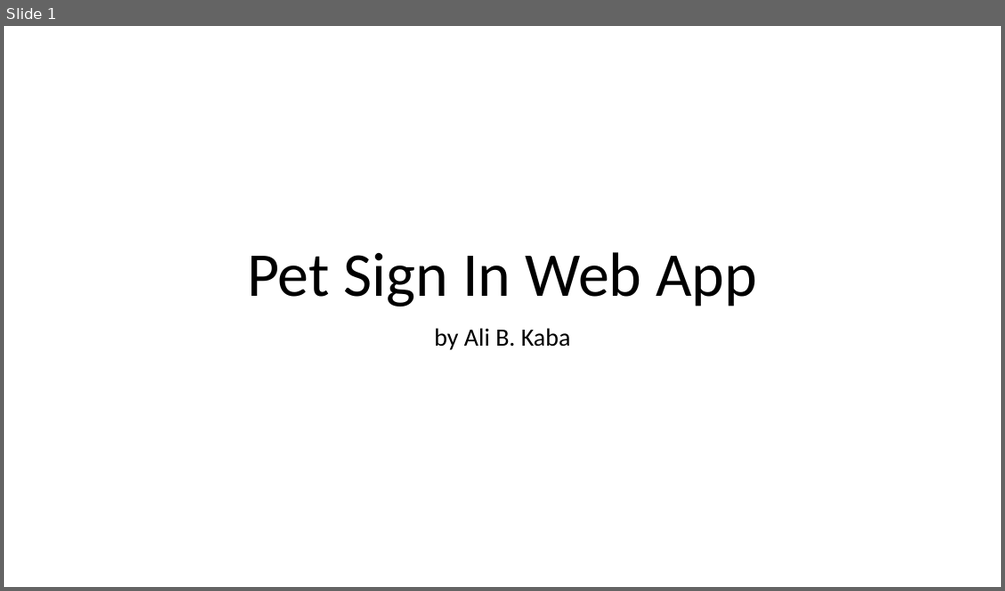
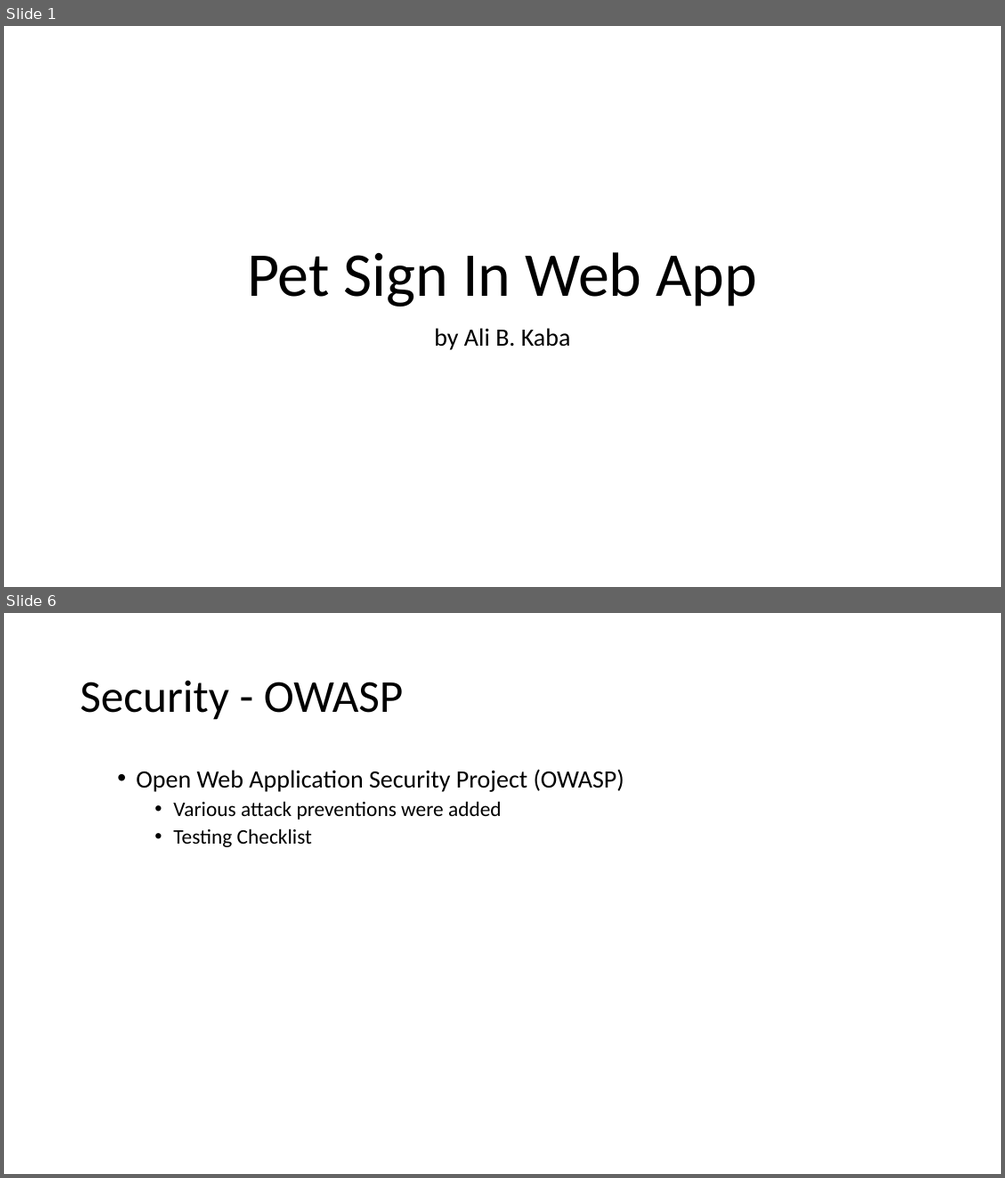
Before and after one commit to alibkaba/Pet_Sign_In_Web_App, a slide deck: doc/Ali_Kaba.pptx. Shown one above the other, each under a label of ours: slide 1 before the commit, slides 1 and 6 after it; the slides between them are not shown. The pictures are 1005x591 and 1005x1178 pixels, drawn with LibreOffice and Linux fonts; fonts in the diff are those of the drawing. Boxes give left, top, right and bottom in pixels: in the first picture for what was removed or moved away, otherwise in the second. Text is boxed around its words. In the diff, an @@ line names an element or a change of style, - is before the commit and + after.

```diff
--- a/doc/Ali_Kaba.pptx
+++ b/doc/Ali_Kaba.pptx
@@ slide 6 added at bbox=[4, 613, 1001, 1174], background #FFFFFF @@
@@ title added at bbox=[80, 680, 404, 720], 44 pt, text #000000 @@
+Security - OWASP
@@ text added at bbox=[136, 769, 624, 847], 20 pt, text #000000 @@
+  • Open Web Application Security Project (OWASP)
+    • Various attack preventions were added
+    • Testing Checklist
```
Also in this commit, not shown: 2 slides changed, 13 other slides added, 2 slides removed, 10 other files.
